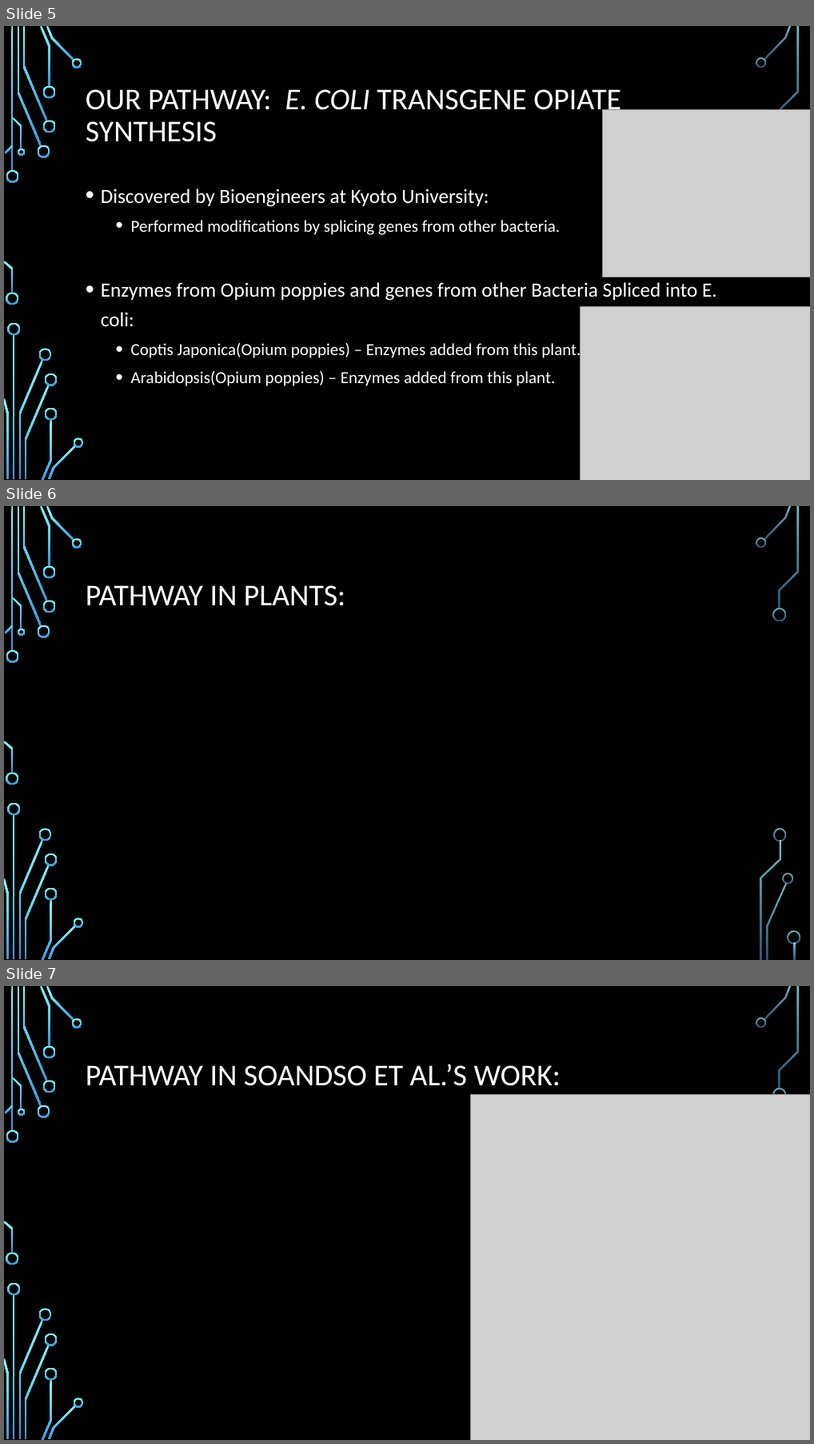
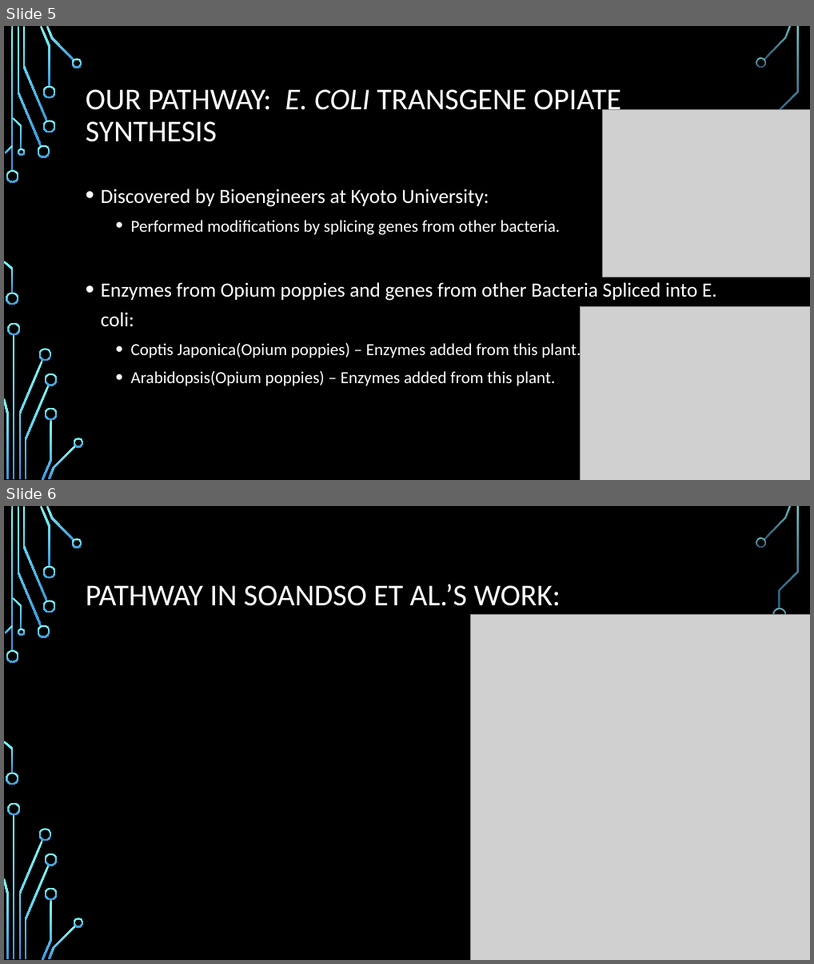
Before and after one commit to saleisha57/Bioinformatics_Final, a slide deck: Bioinformatics Project Slides_Better.pptx. Shown one above the other, each under a label of ours: slides 5, 6 and 7 before the commit, slides 5 and 6 after it. The pictures are 814x1444 and 814x964 pixels, drawn with LibreOffice and Linux fonts; fonts in the diff are those of the drawing; grey boxes stand for pictures; background and template pictures are left out. Boxes give left, top, right and bottom in pixels: in the first picture for what was removed or moved away, otherwise in the second. Text is boxed around its words. In the diff, an @@ line names an element or a change of style, - is before the commit and + after.

```diff
--- a/Bioinformatics Project Slides_Better.pptx
+++ b/Bioinformatics Project Slides_Better.pptx
@@ slide 6 removed at [4,506,810,960], background picture (left out); not listed: 33 template elements that a slide beside it also shows @@
@@ title removed at [86,585,346,606] @@
-PATHWAY IN PLANTS:
@@ freeform shape removed at [774,828,787,840] @@
@@ freeform shape removed at [783,873,794,884] @@
@@ freeform shape removed at [788,931,801,944] @@
@@ what was slide 7 is now slide 6 @@
```
Also in this commit, not shown: 3 slides changed, 1 slide added, 3 other slides removed.
